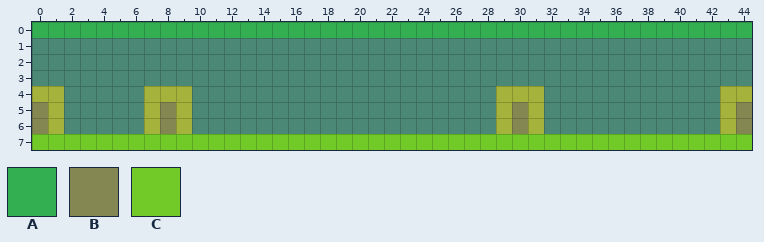
Tiled map -- Project II/Output/Assets/Maps/Map_Village.tmx. The picture above is the old version.
Cells are 96x96 px. Shown: x 0..44, y 0..7.
Key: from "MapMetadata": A 1, B 4, C 7.
_ is an empty cell.
Layers that did not change in this view are not listed.
Layer "Map" before, first column x 0:
0 _____________________________________________
1 _____________________________________________
2 _____________________________________________
3 _____________________________________________
4 CC_____CCC___________________CCC___________CC
5 _C_____C_C___________________C_C___________C_
6 _C_____C_C___________________C_C___________C_
7 CCCCCCCCCCCCCCCCCCCCCCCCCCCCCCCCCCCCCCCCCCCCC
Layer "Collisions" before, first column x 0:
0 AAAAAAAAAAAAAAAAAAAAAAAAAAAAAAAAAAAAAAAAAAAAA
1 _____________________________________________
2 _____________________________________________
3 _____________________________________________
4 _____________________________________________
5 B_______B_____________________B_____________B
6 B_______B_____________________B_____________B
7 AAAAAAAAAAAAAAAAAAAAAAAAAAAAAAAAAAAAAAAAAAAAA
The result:
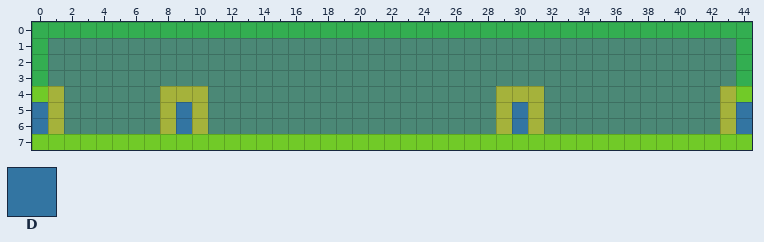
Further tiles: from "MapMetadata": D 3.
See-through tiles are keyed as they look on the map.
Change:
Layer "Map":
y 4: x 7 C -> _; x 10 _ -> C
y 5..6: x 7..10 C_C_ -> _C_C
Layer "Collisions":
y 1..4: x 0 _ -> A; x 44 _ -> A
y 5..6: x 0 B -> D; x 8..9 B_ -> _D; x 30 B -> D; x 44 B -> D
Where, in picture pixels (left, top, right, bottom), the same in both pictures:
changed: (32, 38, 48, 134)
changed: (736, 38, 752, 134)
changed: (144, 86, 208, 134)
changed: (512, 102, 528, 134)
